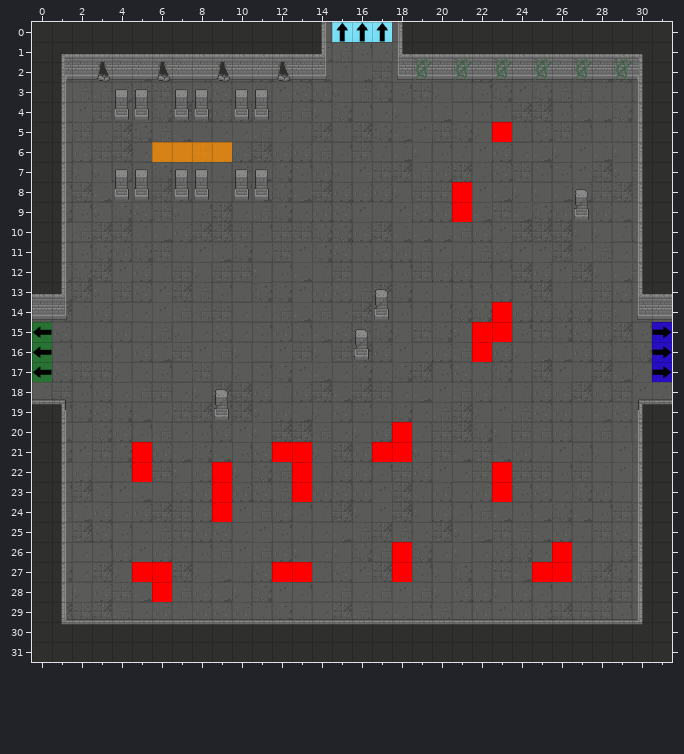
An edit to a level. Tiled map, GrupaTNT/Assets/Resources/RoomData/ROOM_3_NWE_1.tmx. Above is the file before it was changed.
Cells are 32x32 px. Shown: x 0..31, y 0..31.
After the commit:
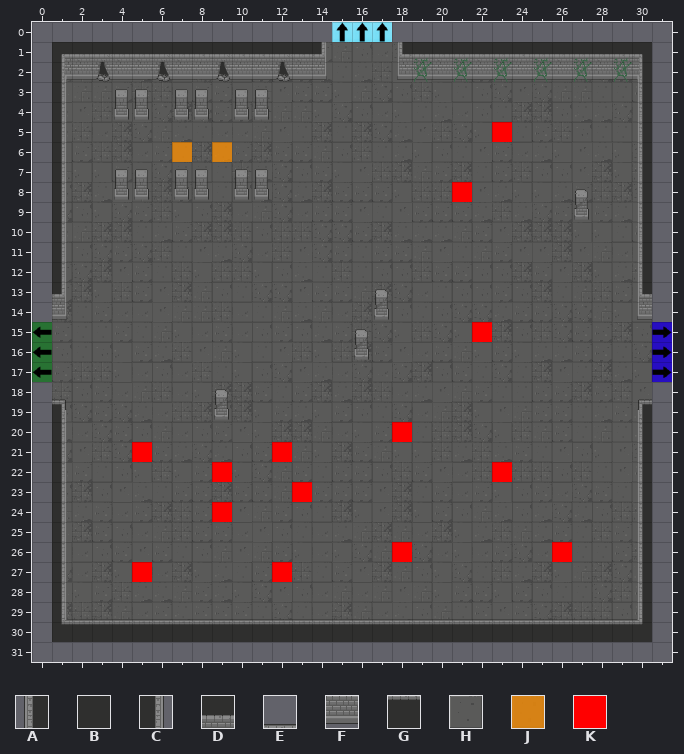
Key: from "Dungeon_Tileset_2": A 16, B 17, C 18, D 33, E 36, F 49, G 52, H 88; from "flags": J 1, K 8.
_ is an empty cell, # one hidden under a higher layer, . an unchanged one.
See-through tiles are keyed as they look on the map.
Changes in this commit:
--- layer "Floor"
@@ x 14..18 @@
- 0 H...H
+ 0 _..._
@@ x 0..31 @@
-14 H..............................H
+14 _.............................._
@@ x 0..31 @@
-18 H..............................H
+18 _.............................._
@@ x 14..18 @@
-31 #####
+31 _____
--- layer "Walls"
@@ x 0..31 @@
- 0 BBBBBBBBBBBBBBC...ABBBBBBBBBBBBB
- 1 B..............................B
- 2 B..............................B
- 3 B..............................B
- 4 B..............................B
- 5 B..............................B
- 6 B..............................B
- 7 B..............................B
- 8 B..............................B
- 9 B..............................B
-10 B..............................B
-11 B..............................B
-12 B..............................B
-13 D..............................D
-14 F..............................F
+ 0 _______________...______________
+ 1 _.............................._
+ 2 _.............................._
+ 3 _.............................._
+ 4 _.............................._
+ 5 _.............................._
+ 6 _.............................._
+ 7 _.............................._
+ 8 _.............................._
+ 9 _.............................._
+10 _.............................._
+11 _.............................._
+12 _.............................._
+13 _.............................._
+14 _.............................._
@@ x 0..31 @@
-18 E..............................E
-19 G..............................G
-20 B..............................B
-21 B..............................B
-22 B..............................B
-23 B..............................B
-24 B..............................B
-25 B..............................B
-26 B..............................B
-27 B..............................B
-28 B..............................B
-29 B..............................B
-30 B..............................B
-31 BBBBBBBBBBBBBBBBBBBBBBBBBBBBBBBB
+18 _.............................._
+19 _.............................._
+20 _.............................._
+21 _.............................._
+22 _.............................._
+23 _.............................._
+24 _.............................._
+25 _.............................._
+26 _.............................._
+27 _.............................._
+28 _.............................._
+29 _.............................._
+30 _.............................._
+31 ________________________________
--- layer "Flags"
@@ x 6..8 @@
- 6 J.J
+ 6 _._
@@ x 21..21 @@
- 9 K
+ 9 _
@@ x 22..23 @@
-14 .K
-15 .K
-16 K.
+14 ._
+15 ._
+16 _.
@@ x 5..23 @@
-21 ........K...KK.....
-22 K.......K..........
-23 ....K.............K
+21 ........_...__.....
+22 _......._..........
+23 ...._............._
@@ x 6..26 @@
-27 K......K....K......KK
-28 K....................
+27 _......_...._......__
+28 _....................
Pixel boxes of the changes (left, top, right, bottom) in both pictures:
removed: (32, 22, 332, 322)
removed: (392, 22, 672, 362)
removed: (32, 382, 672, 662)
